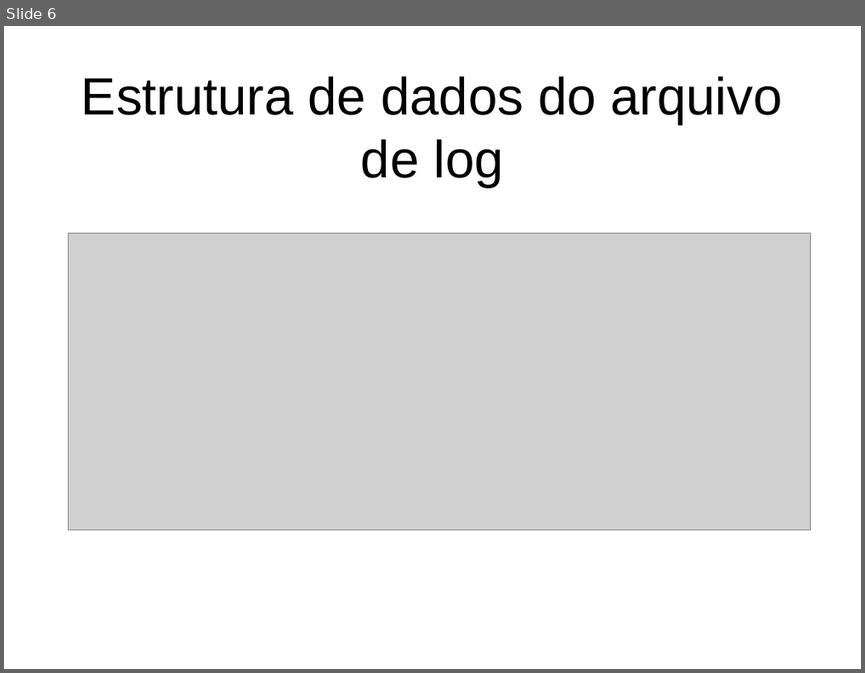
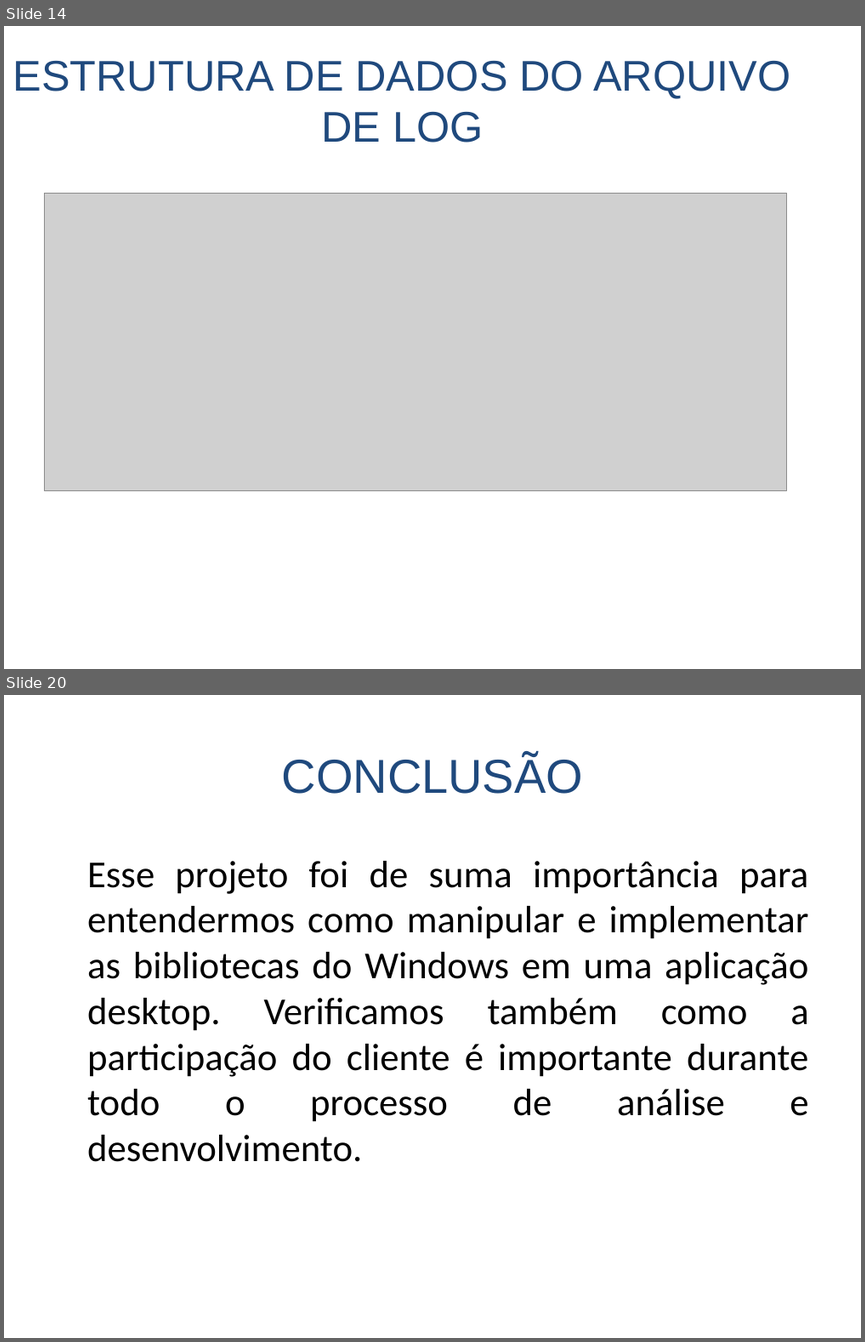
Before and after one commit to Fabricioultrasoft/tcc-fij, a slide deck: Apresentação TCC.ppt. Shown one above the other, each under a label of ours: slide 6 before the commit, slides 14 and 20 after it; the slides between them are not shown. The pictures are 865x673 and 865x1342 pixels, drawn with LibreOffice and Linux fonts; fonts in the diff are those of the drawing; grey boxes stand for pictures. Boxes give left, top, right and bottom in pixels: in the first picture for what was removed or moved away, otherwise in the second. Text is boxed around its words. In the diff, an @@ line names an element or a change of style, - is before the commit and + after.

```diff
--- a/Apresentação TCC.ppt
+++ b/Apresentação TCC.ppt
@@ slide 20 added at (4, 695, 861, 1338), background #FFFFFF @@
@@ title added at (282, 755, 583, 794), 40 pt, text #1F497D @@
+CONCLUSÃO
@@ text added at (87, 861, 809, 1162), 32 pt, text #000000 @@
+Esse projeto foi de suma importância para entendermos como manipular e implementar as bibliotecas do Windows em uma aplicação desktop. Verificamos também como a participação do cliente é importante durante todo o processo de análise e desenvolvimento.
@@ what was slide 6 is now slide 14 @@
@@ slide 14 changed as well @@
@@ title at (13, 61, 790, 142): text changed; size 44 to 36 pt; text colour #000000 to #1F497D @@
-Estrutura de dados do arquivo de log
+ESTRUTURA DE DADOS DO ARQUIVO DE LOG
@@ picture: place and size @@
-picture at (69, 233, 811, 530)
+picture at (44, 193, 786, 490)
```
Also in this commit, not shown: 5 other slides changed, 13 other slides added.
